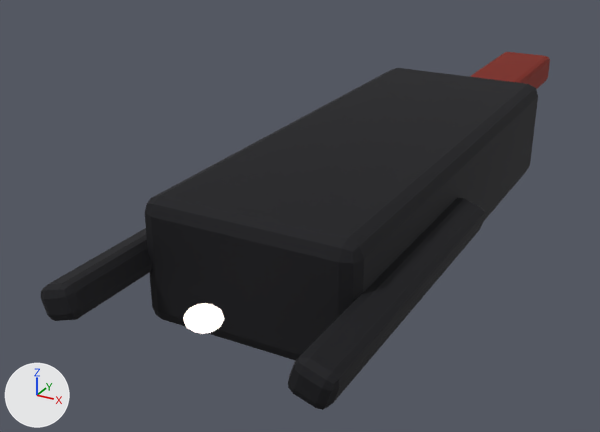
Two versions of the glTF model public/assets/ships/redledger/ace/lod2.glb, one commit apart.
Before and after are seen from a 50 mm camera at (2.7, -7.31, 2.67) aimed at (-0.89, -0.78, -0.59). Arrows for +X, +Y and +Z are at lower left; the lights stay in place. The first picture is the older version. Where no turn or scale is listed for an object, it has been applied to the vertices. Vertices at exactly the same position are counted once.

The scene before the commit, as lines of its bpy script (objects in view):
```python
me_cube = bpy.data.meshes.new('Cube')
me_cube.from_pydata(...)  # 224 vertices, 432 faces; spans x -0.27..0.27, y -1.0..1.0, z -0.12..0.12
me_cube.materials.append(mat_rimward_hull)
me_sphere = bpy.data.meshes.new('Sphere')
me_sphere.from_pydata(...)  # a UV sphere (12 segments, 8 rings, poles along z) spanning x -0.13..0.13, y -0.13..0.13, z -0.08..0.08
me_sphere.materials.append(mat_rimward_emissive)
ob_rimward_engine_glow = bpy.data.objects.new('RIMWARD_ENGINE_GLOW', me_sphere)
ob_rimward_engine_glow.location = (0.0, -3.645, 0.0)
ob_rimward_hull = bpy.data.objects.new('RIMWARD_HULL', me_cube)
ob_rimward_hull.parent = ob_rimward_ship_root
ob_rimward_hull.location = (0.0, 0.0, 0.0)
ob_rimward_hull.scale = (3.99, 3.99, 3.99)
```
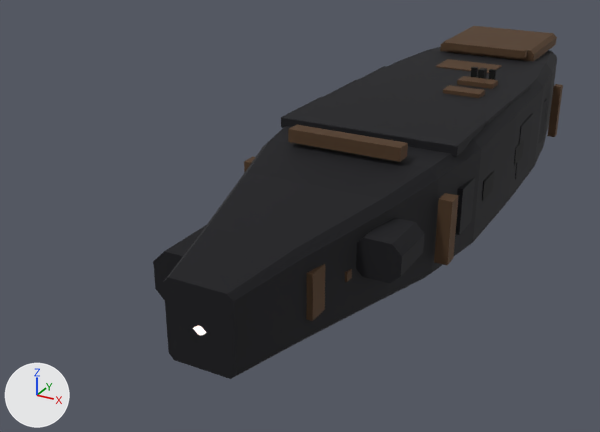
Changed parts and their boxes (x1, y1, x2, y2) in the pictures (600 x 432 px):
```json
{"object": "RIMWARD_HULL", "change": "reshaped, moved, rescaled", "before": [41, 52, 550, 410], "after": [153, 26, 563, 379], "on screen": "19% narrower"}
{"object": "RIMWARD_ENGINE_GLOW", "change": "moved", "before": [183, 303, 224, 334], "after": [193, 326, 207, 335], "on screen": "mostly hidden afterwards"}
{"part": 1, "of": "me_cube", "change": "added", "after": [345, 269, 352, 282], "on screen": "mostly hidden"}
{"part": 2, "of": "me_cube", "change": "added", "after": [444, 41, 528, 58], "on screen": "brown"}
{"part": 3, "of": "me_cube", "change": "added", "after": [547, 84, 563, 137]}
{"part": 4, "of": "me_cube", "change": "added", "after": [288, 125, 408, 162], "on screen": "brown"}
{"part": 5, "of": "me_cube", "change": "added", "after": [244, 157, 255, 173], "on screen": "mostly hidden"}
{"part": 6, "of": "me_cube", "change": "added", "after": [434, 193, 459, 265], "on screen": "brown"}
{"part": 7, "of": "me_cube", "change": "added", "after": [538, 99, 548, 144], "on screen": "mostly hidden"}
{"part": 8, "of": "me_cube", "change": "added", "after": [455, 178, 475, 235]}
{"part": 9, "of": "me_cube", "change": "added", "after": [436, 59, 502, 74], "on screen": "brown"}
{"part": 10, "of": "me_cube", "change": "added", "after": [306, 264, 325, 321], "on screen": "brown"}
{"part": 11, "of": "me_cube", "change": "rebuilt", "before": [145, 68, 538, 360], "after": [163, 47, 557, 379], "on screen": "14% taller"}
{"part": 12, "of": "me_cube", "change": "deleted", "before": [41, 228, 151, 321]}
{"part": 13, "of": "me_cube", "change": "deleted", "before": [288, 198, 485, 410]}
{"part": 14, "of": "me_cube", "change": "built on", "before": [470, 52, 550, 89], "after": [153, 26, 557, 300]}
```

Scene script edits in JSON lines:
```json
{"block": "me_cube", "where": "# used by ob_rimward_hull; parent = ob_rimward_ship_root; location = (0.0, 0.0, 0.0); scale = (3.99, 3.99, 3.99)"}
{"op": "remove", "block": "me_cube", "code": "me_cube.from_pydata(...)  # 224 vertices, 432 faces; spans x -0.27..0.27, y -1.0..1.0, z -0.12..0.12"}
{"op": "add", "block": "me_cube", "code": "me_cube.from_pydata(...)  # 776 vertices, 1268 faces; spans x -0.25..0.25, y -1.0..1.0, z -0.18..0.18"}
{"block": "me_cube", "change": "me_cube part 1: a new loose piece, a box spanning x 0.126..0.143, y -0.726..-0.667, z -0.016..0.003, in mat_rimward_hull"}
{"block": "me_cube", "change": "me_cube part 2: a new loose piece, a box spanning x -0.127..0.127, y 0.516..0.543, z 0.154..0.175, in mat_rimward_hull"}
{"block": "me_cube", "change": "me_cube part 3: a new loose piece, a box spanning x 0.221..0.243, y 0.516..0.543, z -0.075..0.081, in mat_rimward_hull"}
{"block": "me_cube", "change": "me_cube part 4: a new loose piece, a box spanning x -0.132..0.132, y -0.462..-0.425, z 0.137..0.166, in mat_rimward_hull"}
{"block": "me_cube", "change": "me_cube part 5: a new loose piece, a box spanning x -0.249..-0.22, y -0.462..-0.425, z -0.073..0.071, in mat_rimward_hull"}
{"block": "me_cube", "change": "me_cube part 6: a new loose piece, a box spanning x 0.22..0.249, y -0.462..-0.425, z -0.073..0.071, in mat_rimward_hull"}
{"block": "me_cube", "change": "me_cube part 7: a new loose piece, a box spanning x 0.205..0.227, y 0.324..0.427, z -0.059..0.065, in mat_rimward_hull"}
{"block": "me_cube", "change": "me_cube part 8: a new loose piece, a box spanning x 0.212..0.235, y -0.351..-0.229, z -0.051..0.057, in mat_rimward_hull"}
{"block": "me_cube", "change": "me_cube part 9: a new loose piece, a box spanning x -0.083..0.083, y 0.324..0.427, z 0.122..0.146, in mat_rimward_hull"}
{"block": "me_cube", "change": "me_cube part 10: a new loose piece, a box spanning x 0.102..0.123, y -0.827..-0.724, z -0.054..0.041, in mat_rimward_hull"}
{"block": "me_cube", "change": "me_cube part 11: the loose piece of 56 vertices spanning x -0.21..0.21, y -0.81..0.31, z -0.12..0.12 is rebuilt with 80 vertices and now spans x -0.24..0.24, y -1.0..0.92, z -0.14..0.14"}
{"block": "me_cube", "change": "me_cube part 12: the loose piece of 56 vertices spanning x -0.27..-0.19, y -1.0..-0.31, z -0.04..0.04 is deleted"}
{"block": "me_cube", "change": "me_cube part 13: the loose piece of 56 vertices spanning x 0.19..0.27, y -1.0..-0.31, z -0.04..0.04 is deleted"}
{"block": "me_cube", "change": "me_cube part 14: 56 vertices removed from x -0.08..0.08, y 0.39..1.0, z -0.04..0.04; 456 vertices added at x -0.24..0.24, y -0.83..1.0, z -0.18..0.18"}
{"block": "me_cube", "change": "other edits to the shape of me_cube do not show in these pictures"}
{"op": "set", "path": "ob_rimward_engine_glow.location", "old": "(0.0, -3.645, 0.0)", "new": "(0.0, -3.578, -0.062)"}
{"op": "set", "path": "ob_rimward_hull.location", "old": "(0.0, 0.0, 0.0)", "new": "(0.0, 0.0072, 0.0)"}
{"op": "set", "path": "ob_rimward_hull.scale", "old": "(3.99, 3.99, 3.99)", "new": "(3.7, 3.7, 3.7)"}
```
